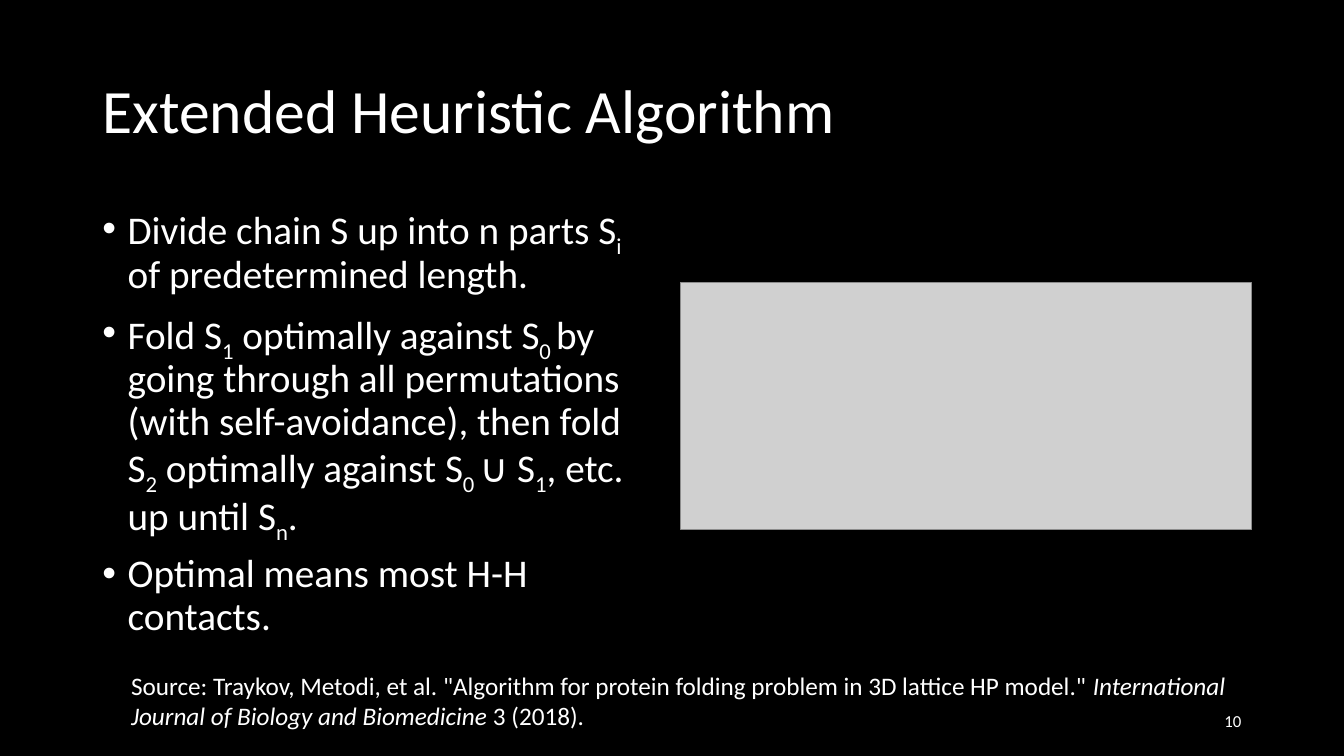
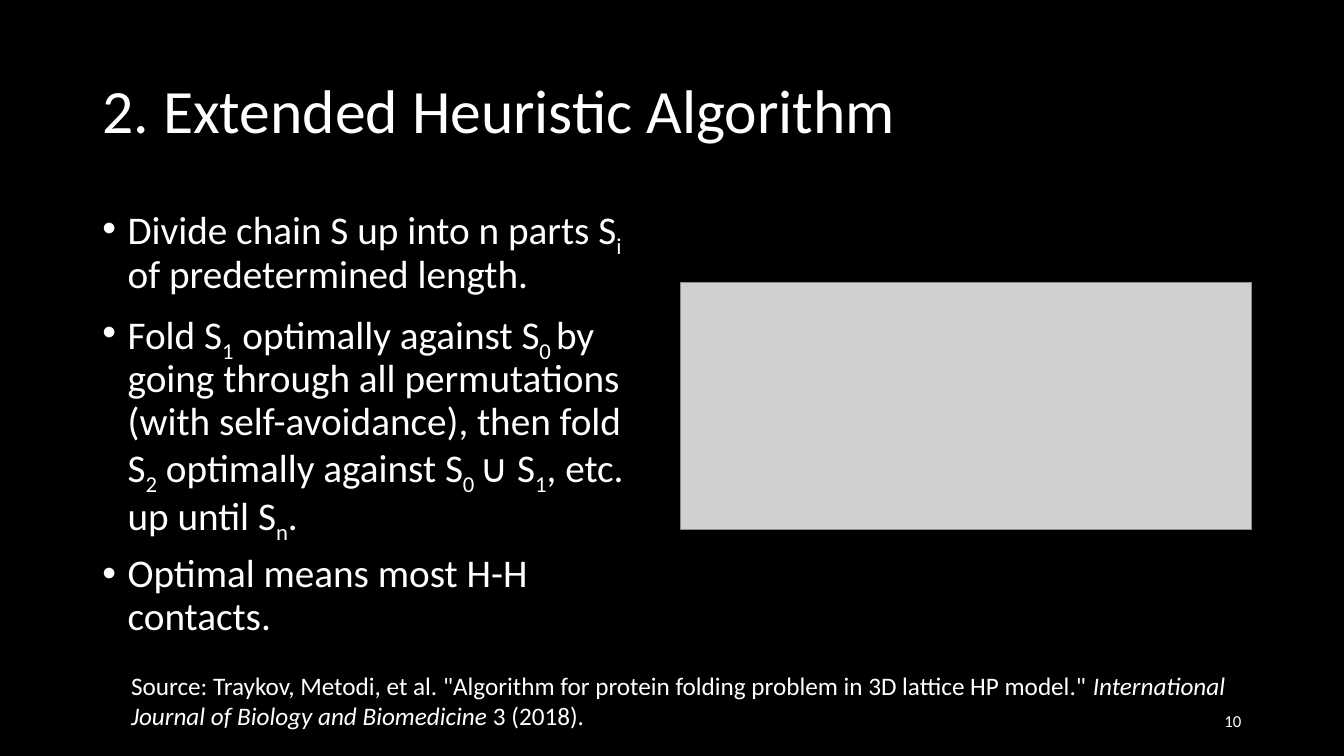
Before and after one commit to Loek21/Protein-Pow-d-er, a slide deck: slide 10 of Documentation/PPP, Week 2, Meeting 1.pptx. Drawn at 1344x756 pixels with LibreOffice and Linux fonts; fonts in the diff are those of the drawing; grey boxes stand for pictures. Boxes give left, top, right and bottom in pixels: in the first picture for what was removed or moved away, otherwise in the second. Text is boxed around its words. In the diff, an @@ line names an element or a change of style, - is before the commit and + after.

Commit message:
PPP: Update
Done:
My slides
Numbering of titles
Added few pictures in my slides
Reformatted presentationformat slide
Removed Datastructure reminder slide

```diff
--- a/Documentation/PPP, Week 2, Meeting 1.pptx
+++ b/Documentation/PPP, Week 2, Meeting 1.pptx
@@ title at bbox=[102, 90, 895, 144]: text changed @@
-Extended Heuristic Algorithm
+2. Extended Heuristic Algorithm
```
Also in this commit, not shown: 14 other slides changed, 2 other files.
